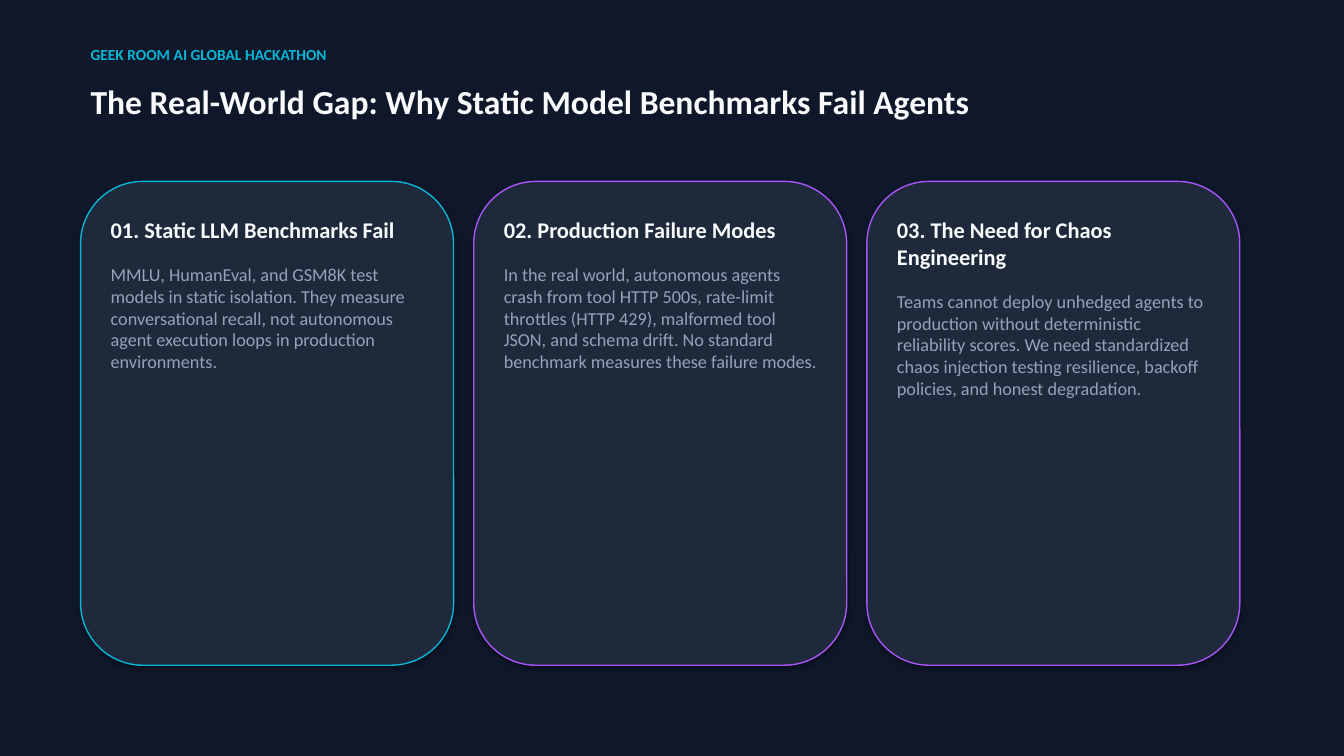
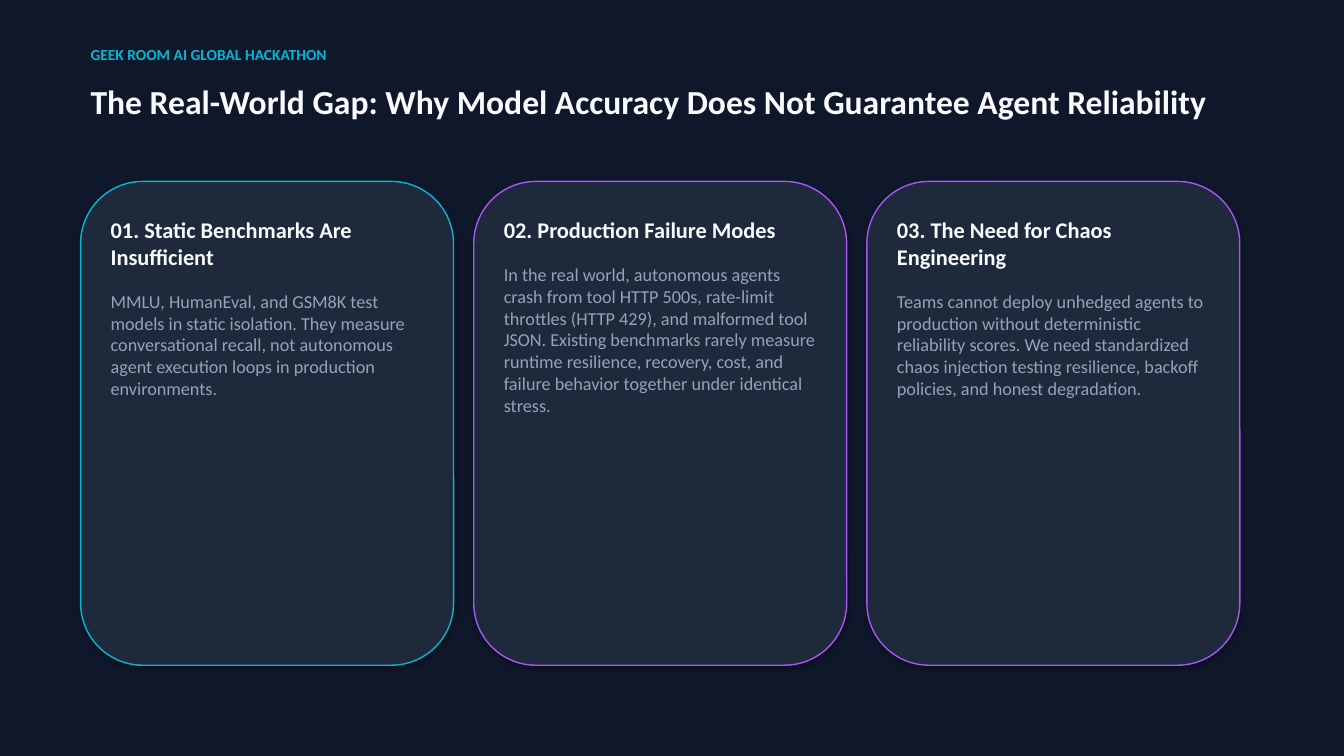
Before and after one commit to Mohan-M04/agentbench-arena, a slide deck: slide 2 of AgentBench_Arena_Hackathon_Pitch_Deck.pptx. Drawn at 1344x756 pixels with LibreOffice and Linux fonts; fonts in the diff are those of the drawing. Boxes give left, top, right and bottom in pixels: in the first picture for what was removed or moved away, otherwise in the second. Text is boxed around its words. In the diff, an @@ line names an element or a change of style, - is before the commit and + after.

```diff
--- a/AgentBench_Arena_Hackathon_Pitch_Deck.pptx
+++ b/AgentBench_Arena_Hackathon_Pitch_Deck.pptx
@@ text at (91,90,1206,120): text changed @@
-The Real-World Gap: Why Static Model Benchmarks Fail Agents
+The Real-World Gap: Why Model Accuracy Does Not Guarantee Agent Reliability
@@ text at (111,222,351,265): text changed @@
-01. Static LLM Benchmarks Fail
+01. Static Benchmarks Are Insufficient
@@ text at (504,268,815,412): text changed @@
-In the real world, autonomous agents crash from tool HTTP 500s, rate-limit throttles (HTTP 429), malformed tool JSON, and schema drift. No standard benchmark measures these failure modes.
+In the real world, autonomous agents crash from tool HTTP 500s, rate-limit throttles (HTTP 429), and malformed tool JSON. Existing benchmarks rarely measure runtime resilience, recovery, cost, and failure behavior together under identical stress.
```
Also in this commit, not shown: 9 other slides changed, 1 other file.
